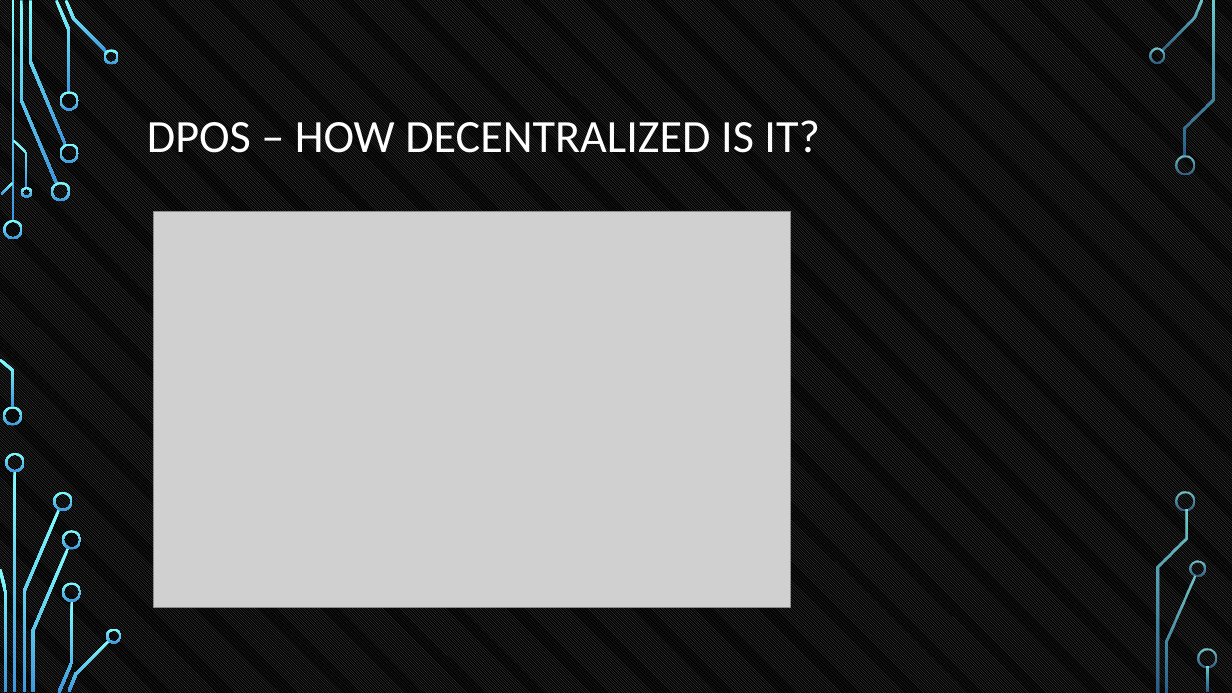
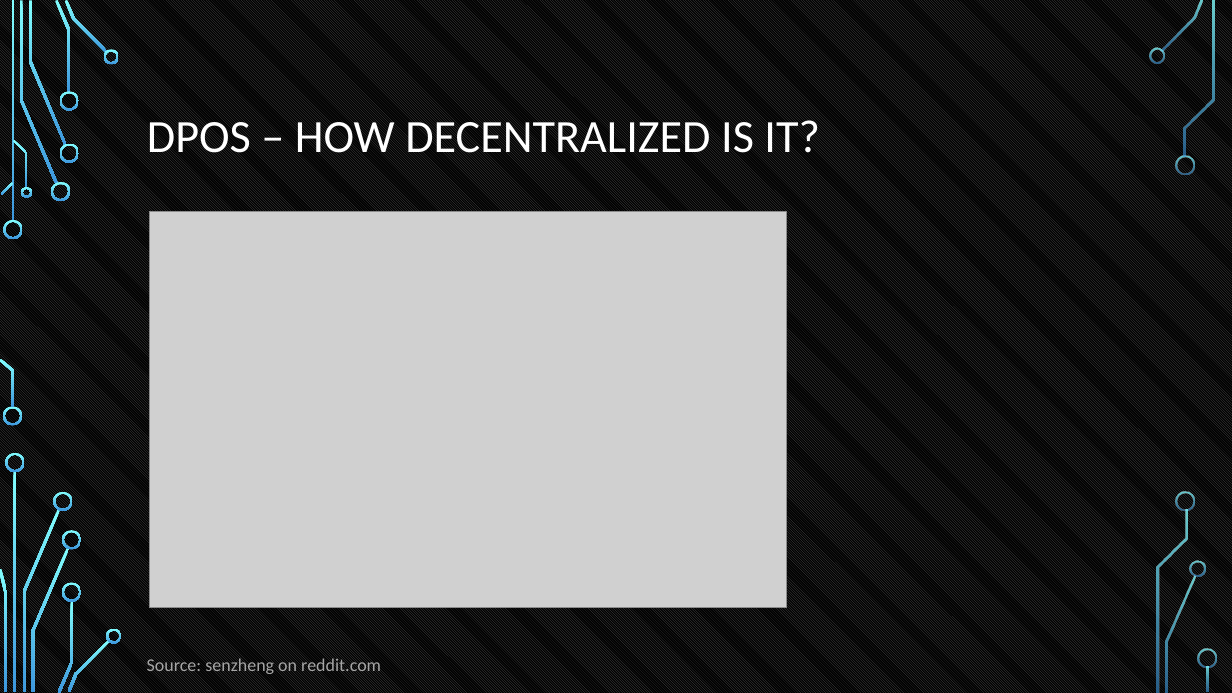
Before and after one commit to tokenika/tokenika.github.io, a slide deck: slide 43 of WarsawBlock(3).pptx. Drawn at 1232x693 pixels with LibreOffice and Linux fonts; fonts in the diff are those of the drawing; grey boxes stand for pictures; background and template pictures are left out. Boxes give left, top, right and bottom in pixels: in the first picture for what was removed or moved away, otherwise in the second. Text is boxed around its words. In the diff, an @@ line names an element or a change of style, - is before the commit and + after.

```diff
--- a/WarsawBlock(3).pptx
+++ b/WarsawBlock(3).pptx
@@ picture: place and size @@
-picture at [153,212,791,607]
+picture at [149,212,787,607]
@@ text added at [147,658,381,674], 14 pt, text #A6A6A6 @@
+Source: senzheng on reddit.com
```
Also in this commit, not shown: 6 other slides changed, 2 slides added, 2 slides removed, 2 other files.
